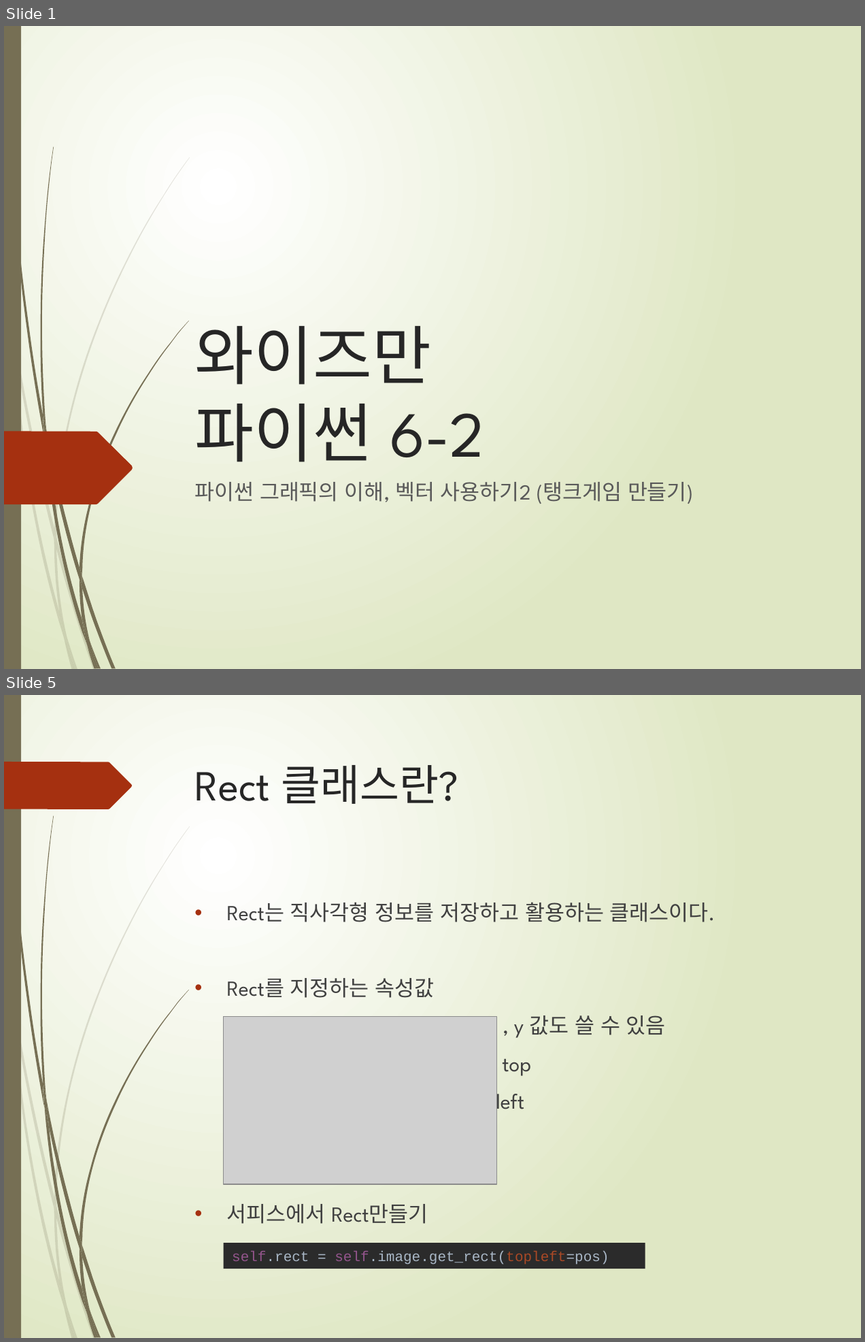
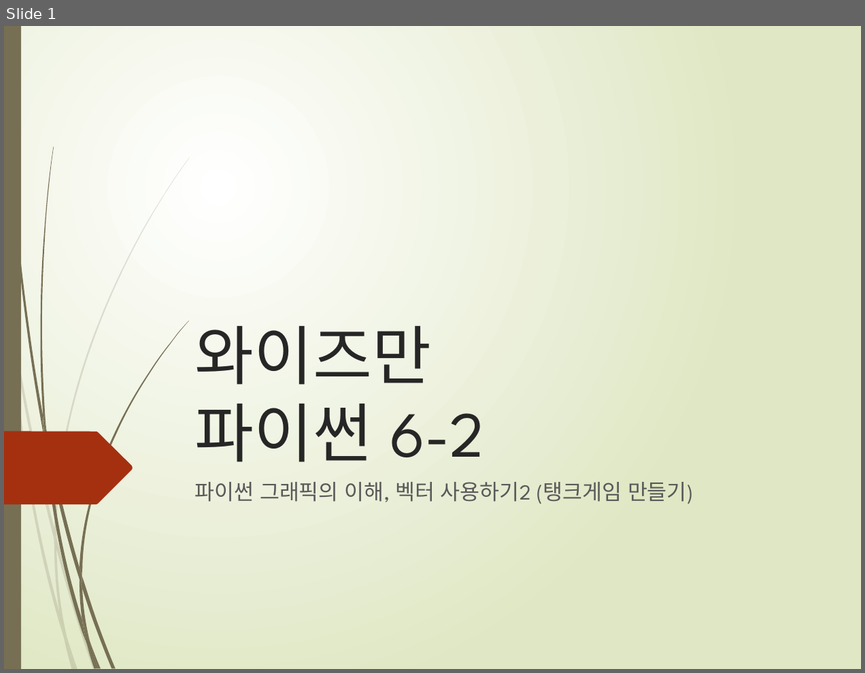
Before and after one commit to freshmea/weizman_python_class, a slide deck: textbook/파이썬6-2교시.pptx. Shown one above the other, each under a label of ours: slides 1 and 5 before the commit, slide 1 after it; the slides between them are not shown. The pictures are 865x1342 and 865x673 pixels, drawn with LibreOffice and Linux fonts; fonts in the diff are those of the drawing; grey boxes stand for pictures. Boxes give left, top, right and bottom in pixels: in the first picture for what was removed or moved away, otherwise in the second. Text is boxed around its words. In the diff, an @@ line names an element or a change of style, - is before the commit and + after.

```diff
--- a/textbook/파이썬6-2교시.pptx
+++ b/textbook/파이썬6-2교시.pptx
@@ slide 5 removed at bbox=[4, 695, 861, 1338], background gradient #FFFFFF to #DFE8C4; not listed: 23 template elements that a slide beside it also shows @@
@@ freeform shape removed at bbox=[4, 762, 132, 810] @@
@@ title removed at bbox=[195, 765, 458, 804] @@
-Rect 클래스란?
@@ text removed at bbox=[227, 902, 715, 1223] @@
-• Rect는 직사각형 정보를 저장하고 활용하는 클래스이다.
-• Rect를 지정하는 속성값
-+ x , y 값도 쓸 수 있음
-x= top
-y=left
-• 서피스에서 Rect만들기
@@ picture removed at bbox=[224, 1016, 496, 1184] @@
@@ rectangle removed at bbox=[224, 1242, 645, 1268] @@
-self.rect = self.image.get_rect(topleft=pos)
```
Also in this commit, not shown: 5 slides changed, 3 slides added, 3 other slides removed, 5 other files.
